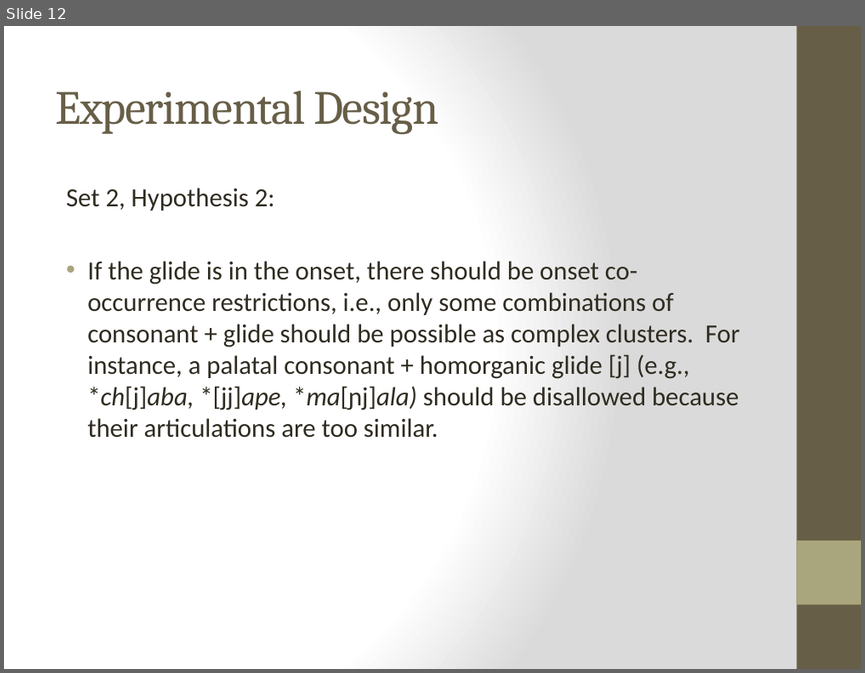
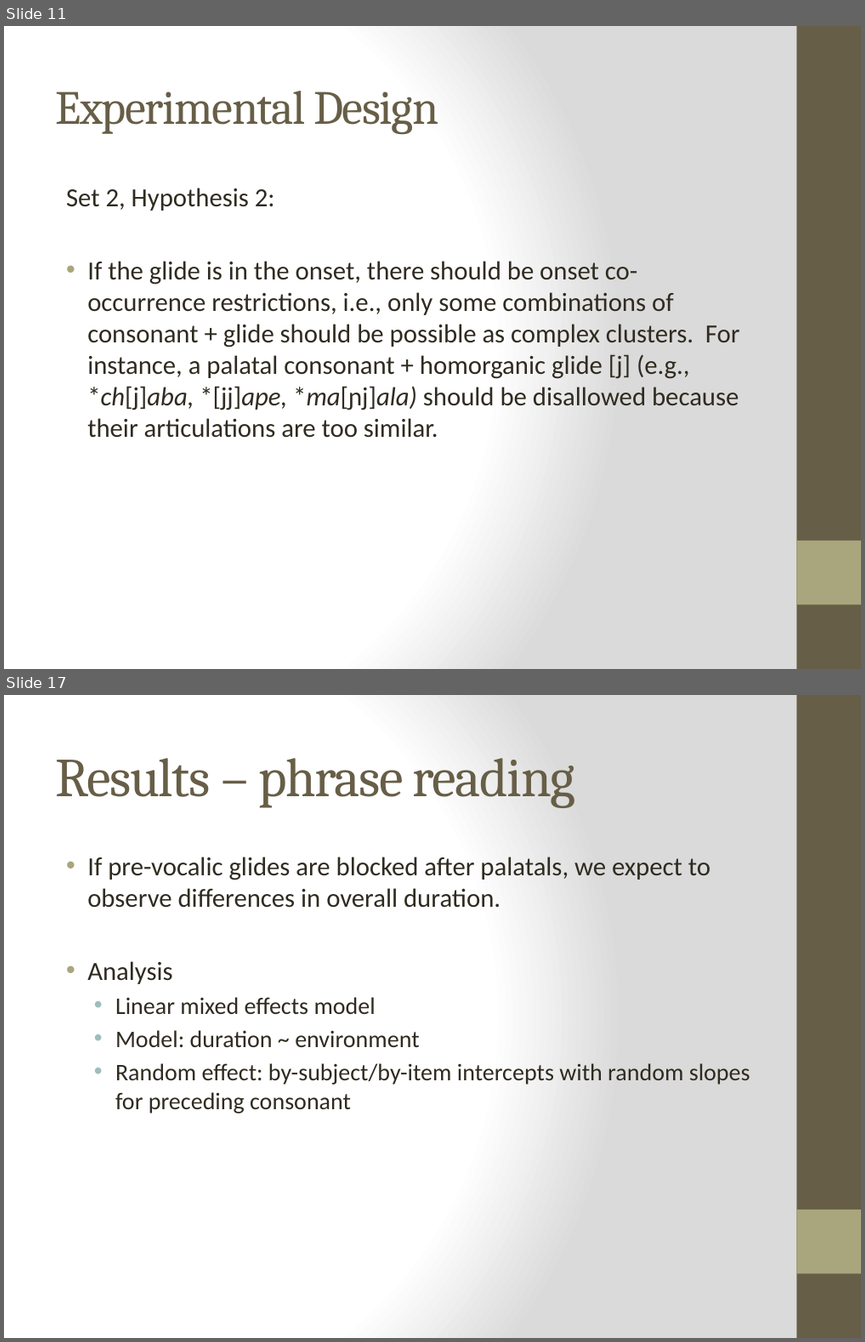
Before and after one commit to jvcasillas/glide_affiliation, a slide deck: Colina, Casillas & Díaz HLS 2018.pptx. Shown one above the other, each under a label of ours: slide 12 before the commit, slides 11 and 17 after it; the slides between them are not shown. The pictures are 865x673 and 865x1342 pixels, drawn with LibreOffice and Linux fonts; fonts in the diff are those of the drawing. Boxes give left, top, right and bottom in pixels: in the first picture for what was removed or moved away, otherwise in the second. Text is boxed around its words. In the diff, an @@ line names an element or a change of style, - is before the commit and + after.

```diff
--- a/Colina, Casillas & Díaz HLS 2018.pptx
+++ b/Colina, Casillas & Díaz HLS 2018.pptx
@@ slide 17 added at (4,695,861,1338), background gradient #FFFFFF to #DADADA; not listed: 2 template elements that a slide beside it also shows @@
@@ title added at (55,758,576,808), 46 pt, text #675E47 @@
+Results – phrase reading
@@ text added at (87,857,750,1113), 20 pt, text #2F2B20 @@
+• If pre-vocalic glides are blocked after palatals, we expect to observe differences in overall duration.
+• Analysis
+  • Linear mixed effects model
+  • Model: duration ~ environment
+  • Random effect: by-subject/by-item intercepts with random slopes for preceding consonant
@@ what was slide 12 is now slide 11 @@
```
Also in this commit, not shown: 5 slides changed, 14 other slides added, 1 slide removed.
